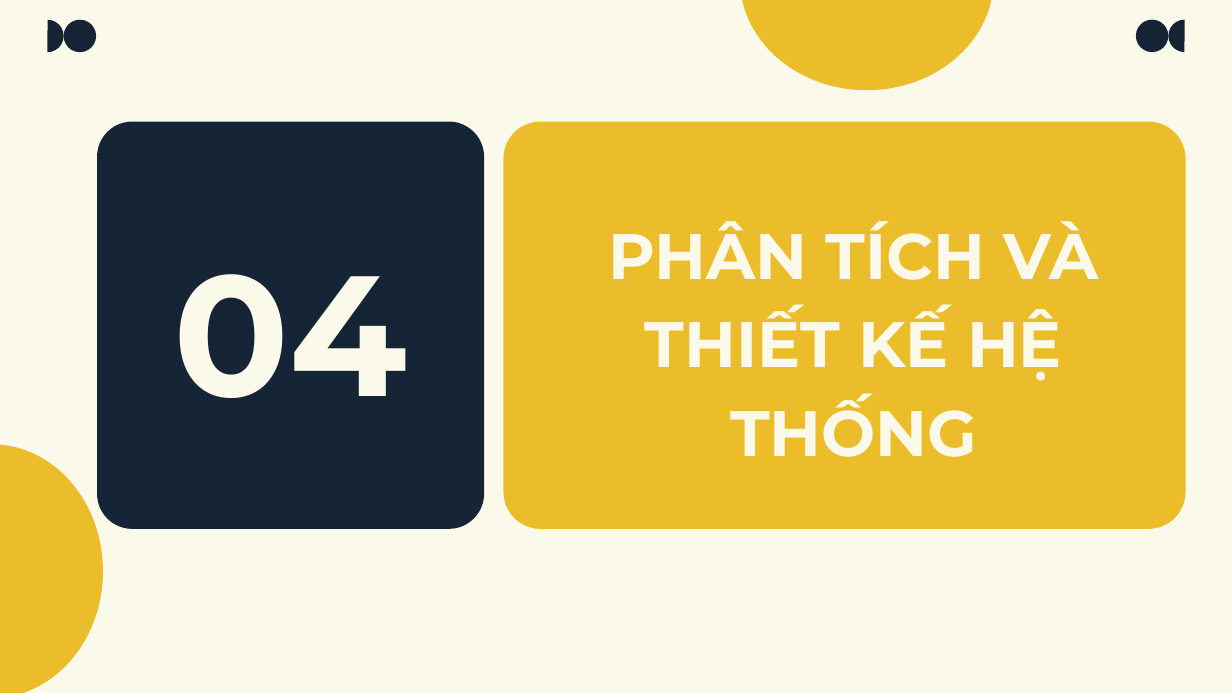
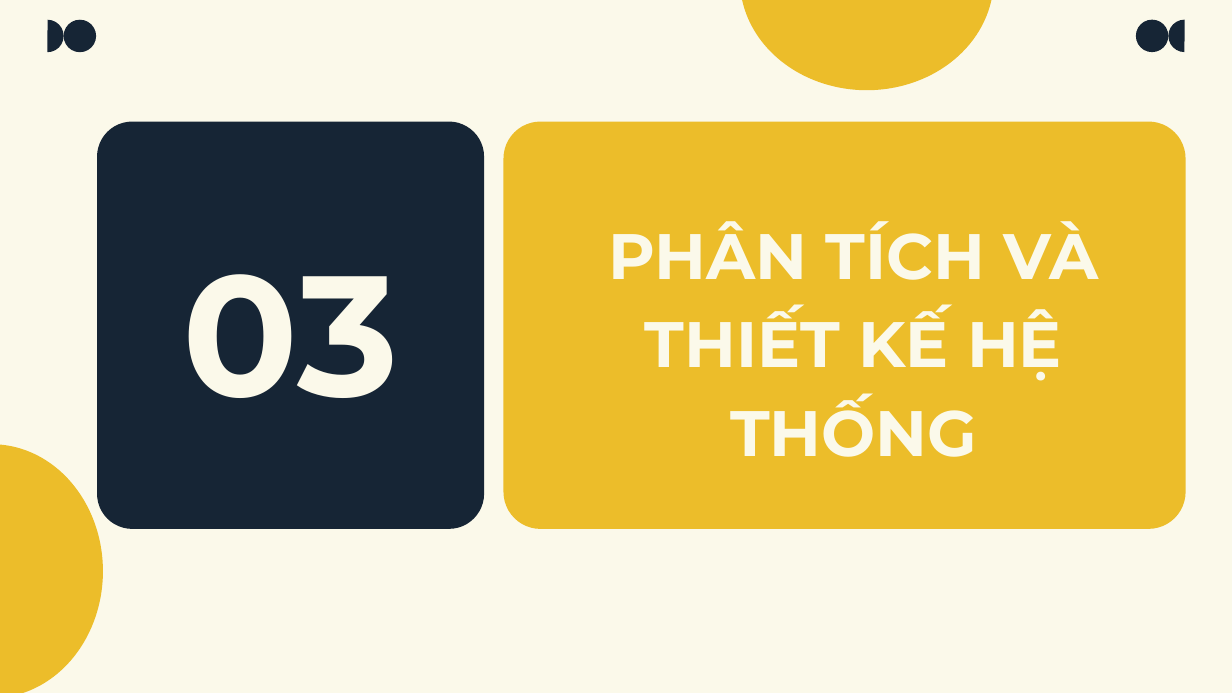
Before and after one commit to TorunoCode/KLTN, a slide deck: slide 9 of PhanThanhLam_TranTienPhat_NguyenHuuDucThanh.pptx (slide 13 before the commit). Drawn at 1232x693 pixels with LibreOffice and Linux fonts; fonts in the diff are those of the drawing. Boxes give left, top, right and bottom in pixels: in the first picture for what was removed or moved away, otherwise in the second. Text is boxed around its words. In the diff, an @@ line names an element or a change of style, - is before the commit and + after.

```diff
--- a/PhanThanhLam_TranTienPhat_NguyenHuuDucThanh.pptx
+++ b/PhanThanhLam_TranTienPhat_NguyenHuuDucThanh.pptx
@@ title at bbox=[183, 274, 399, 398]: text changed @@
-04
+03
```
Also in this commit, not shown: 16 other slides changed, 1 slide added, 2 slides removed.
